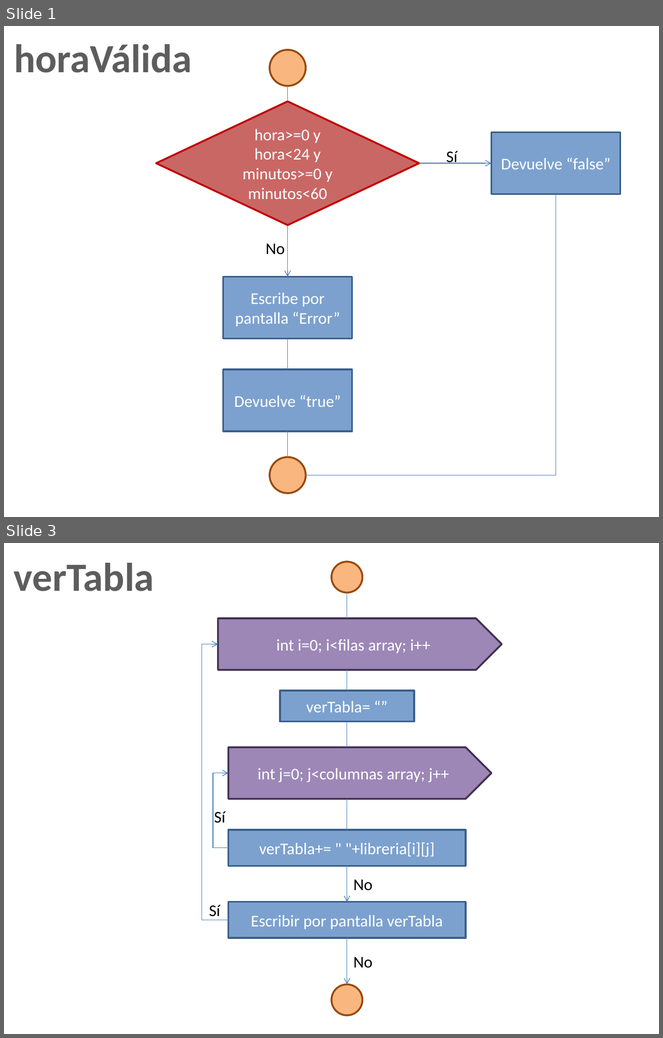
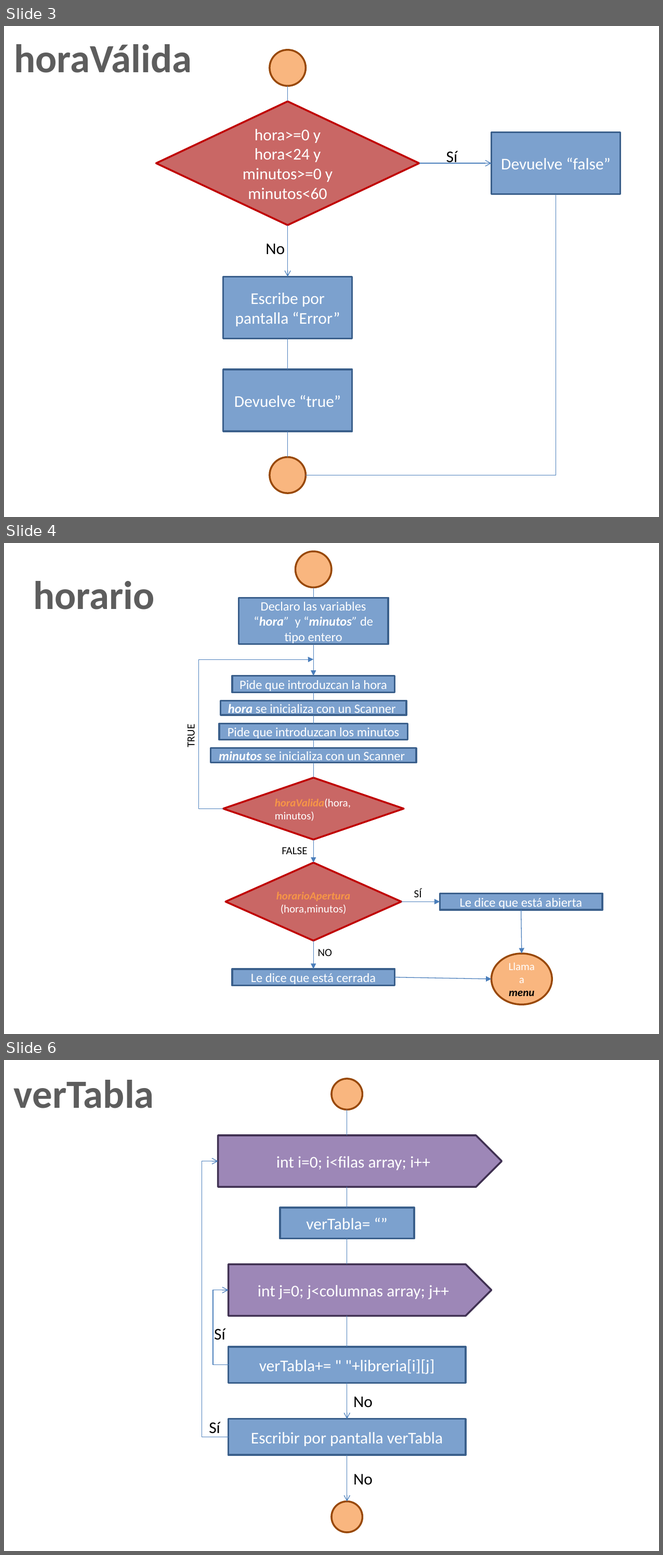
Before and after one commit to dj35/Proyecto-, a slide deck: Flujograma.pptx. Shown one above the other, each under a label of ours: slides 1 and 3 before the commit, slides 3, 4 and 6 after it; the slides between them are not shown. The pictures are 663x1038 and 663x1555 pixels, drawn with LibreOffice and Linux fonts; fonts in the diff are those of the drawing. Boxes give left, top, right and bottom in pixels: in the first picture for what was removed or moved away, otherwise in the second. Text is boxed around its words. In the diff, an @@ line names an element or a change of style, - is before the commit and + after.

```diff
--- a/Flujograma.pptx
+++ b/Flujograma.pptx
@@ slide 4 added at <box>4,543,659,1034</box>, background #FFFFFF @@
@@ ellipse added at <box>296,551,332,588</box>, fill #F9B67F, outline #984807 2 pt @@
@@ text added at <box>33,581,155,610</box>, 44 pt, text gradient #555555 to #5D5D5D to #000000, bold @@
+horario
@@ line added from (313, 598) to (313, 588), #4B7EBC 0.75 pt @@
@@ rectangle added at <box>239,598,388,644</box>, fill #7CA1CE, outline #3A5F8C 2 pt, 14 pt, text #FFFFFF @@
+Declaro las variables “hora” y “minutos” de tipo entero
@@ arrow added from (313, 644) to (313, 676), #4B7EBC 0.75 pt @@
@@ elbow arrow added from (223, 809) to (313, 659), #4B7EBC 0.75 pt @@
@@ rectangle added at <box>232,676,395,692</box>, fill #7CA1CE, outline #3A5F8C 2 pt, 14 pt, text #FFFFFF @@
+Pide que introduzcan la hora
@@ line added from (313, 692) to (313, 701), #4B7EBC 0.75 pt @@
@@ rectangle added at <box>221,701,406,715</box>, fill #7CA1CE, outline #3A5F8C 2 pt, 14 pt, text #FFFFFF @@
+hora se inicializa con un Scanner
@@ text added at <box>184,727,198,747</box>, 12 pt, text #000000 @@
+TRUE
@@ rectangle added at <box>220,724,408,740</box>, fill #7CA1CE, outline #3A5F8C 2 pt, 14 pt, text #FFFFFF @@
+Pide que introduzcan los minutos
@@ line added from (313, 715) to (313, 724), #4B7EBC 0.75 pt @@
@@ line added from (313, 740) to (313, 748), #4B7EBC 0.75 pt @@
@@ rectangle added at <box>211,748,417,762</box>, fill #7CA1CE, outline #3A5F8C 2 pt, 14 pt, text #FFFFFF @@
+minutos se inicializa con un Scanner
@@ line added from (313, 762) to (313, 778), #4B7EBC 0.75 pt @@
@@ diamond added at <box>223,778,404,840</box>, fill #C96765, outline #C00000 2 pt, 12 pt, text #FFFFFF @@
+horaValida(hora,minutos)
@@ text added at <box>282,847,307,854</box>, 12 pt, text #000000 @@
+FALSE
@@ arrow added from (313, 840) to (313, 863), #4B7EBC 0.75 pt @@
@@ diamond added at <box>226,863,401,941</box>, fill #C96765, outline #C00000 2 pt, 12 pt, text #F79646, bold, italic @@
+horarioApertura(hora,minutos)
@@ text added at <box>414,888,422,898</box>, 12 pt, text #000000 @@
+SÍ
@@ rectangle added at <box>440,893,602,910</box>, fill #7CA1CE, outline #3A5F8C 2 pt, 14 pt, text #FFFFFF @@
+Le dice que está abierta
@@ arrow added from (402, 902) to (440, 902), #4B7EBC 0.75 pt @@
@@ arrow added from (521, 910) to (521, 954), #4B7EBC 0.75 pt @@
@@ arrow added from (313, 941) to (313, 969), #4B7EBC 0.75 pt @@
@@ text added at <box>318,949,332,956</box>, 12 pt, text #000000 @@
+NO
@@ ellipse added at <box>491,954,553,1005</box>, fill #F9B67F, outline #984807 2 pt, 12 pt, text #FFFFFF @@
+Llama a menu
@@ rectangle added at <box>232,969,395,986</box>, fill #7CA1CE, outline #3A5F8C 2 pt, 14 pt, text #FFFFFF @@
+Le dice que está cerrada
@@ arrow added from (395, 977) to (491, 979), #4B7EBC 0.75 pt @@
@@ what was slide 1 is now slide 3 @@
@@ what was slide 3 is now slide 6 @@
```
Also in this commit, not shown: 1 slide changed, 2 other slides added.
